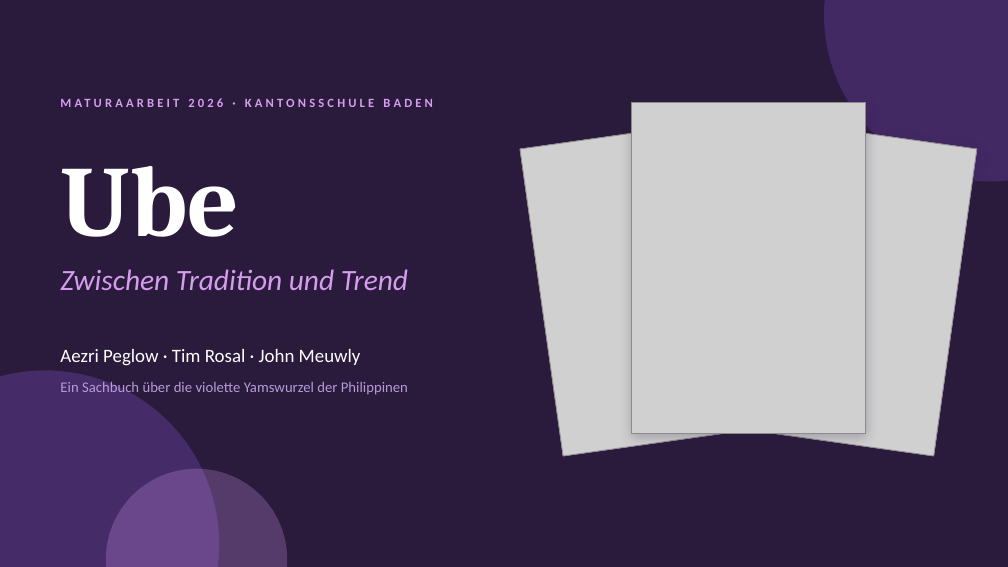
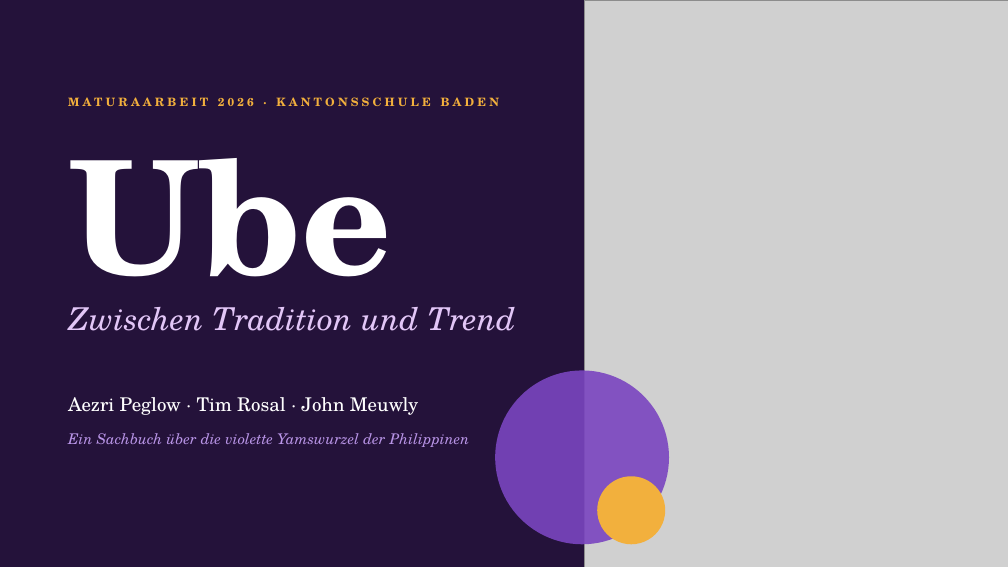
Before and after one commit to aezripeglow-collab/Ube-Sachbuch-Maturaarbeit, a slide deck: slide 1 of Ube Sachbuch Maturaarbeit/08 Präsentation/Ube_Maturapraesentation.pptx. Drawn at 1008x567 pixels with LibreOffice and Linux fonts; fonts in the diff are those of the drawing; grey boxes stand for pictures. Boxes give left, top, right and bottom in pixels: in the first picture for what was removed or moved away, otherwise in the second. Text is boxed around its words. In the diff, an @@ line names an element or a change of style, - is before the commit and + after.

```diff
--- a/Ube Sachbuch Maturaarbeit/08 Präsentation/Ube_Maturapraesentation.pptx
+++ b/Ube Sachbuch Maturaarbeit/08 Präsentation/Ube_Maturapraesentation.pptx
@@ background #2A1B3D to #24123A @@
@@ picture added at box(585, 0, 1008, 567) @@
@@ text "MATURAARBEIT 2026 · KANTONSSCHULE BADEN": place and size @@
-text "MATURAARBEIT 2026 · KANTONSSCHULE BADEN" at box(60, 95, 529, 117)
+text "MATURAARBEIT 2026 · KANTONSSCHULE BADEN" at box(68, 97, 499, 106)
@@ text "MATURAARBEIT 2026 · KANTONSSCHULE BADEN" at box(68, 97, 499, 106): size 12 to 11 pt, font Calibri to TeX Gyre Schola, text colour #D69DEE to #F2B03D @@
@@ rectangle removed at box(520, 119, 780, 456) @@
@@ picture removed at box(520, 119, 780, 456) @@
@@ rectangle removed at box(631, 102, 866, 433) @@
@@ picture removed at box(631, 102, 866, 433) @@
@@ rectangle removed at box(717, 119, 977, 456) @@
@@ picture removed at box(717, 119, 977, 456) @@
@@ title "Ube": place and size @@
-title "Ube" at box(60, 166, 239, 237)
+title "Ube" at box(68, 158, 392, 325)
@@ title "Ube" at box(68, 158, 392, 325): size 96 to 150 pt, font Cambria to TeX Gyre Schola @@
@@ text "Zwischen Tradition und Trend": place and size @@
-text "Zwischen Tradition und Trend" at box(60, 269, 408, 290)
+text "Zwischen Tradition und Trend" at box(68, 307, 516, 331)
@@ text "Zwischen Tradition und Trend" at box(68, 307, 516, 331): size 28 to 30 pt, font Calibri to TeX Gyre Schola, text colour #D69DEE to #E2C6F7 @@
@@ ellipse removed at box(0, 371, 219, 567) @@
@@ ellipse: place and size @@
-ellipse at box(106, 469, 287, 567)
+ellipse at box(495, 371, 669, 544)
@@ ellipse at box(495, 371, 669, 544): fill #D69DEE at 25% opacity to #7A45C0 at 90% opacity @@
@@ text "Aezri Peglow · Tim Rosal ...": place and size @@
-text "Aezri Peglow · Tim Rosal ..." at box(60, 349, 361, 366)
+text "Aezri Peglow · Tim Rosal ..." at box(68, 397, 418, 415)
@@ text "Aezri Peglow · Tim Rosal ..." at box(68, 397, 418, 415): font Calibri to TeX Gyre Schola @@
@@ text "Ein Sachbuch über die violette ...": place and size @@
-text "Ein Sachbuch über die violette ..." at box(60, 380, 408, 397)
+text "Ein Sachbuch über die violette ..." at box(68, 433, 470, 447)
@@ text "Ein Sachbuch über die violette ..." at box(68, 433, 470, 447): font Calibri to TeX Gyre Schola, text colour #B79AD8 to #B894E6, italic on @@
@@ ellipse: place and size @@
-ellipse at box(824, 0, 1008, 181)
+ellipse at box(597, 476, 665, 544)
@@ ellipse at box(597, 476, 665, 544): fill #6A3FA0 at 40% opacity to #F2B03D @@
```
Also in this commit, not shown: 18 other slides changed, 2 other files.
